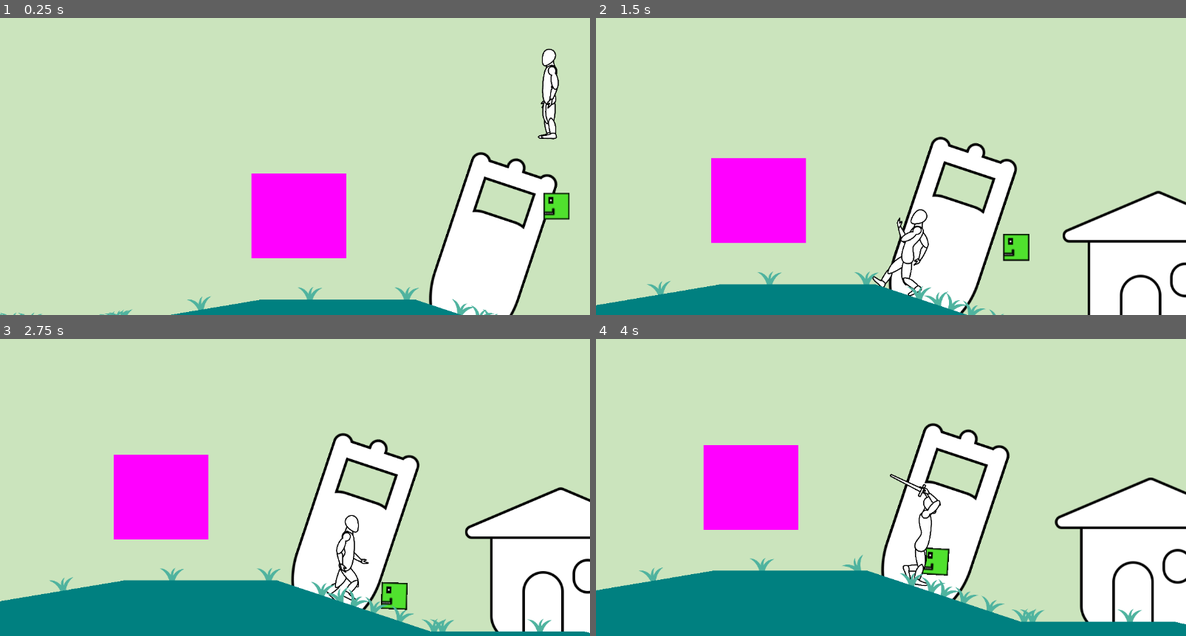
Above: before the commit, frames 1-4 (two rows, left to right).
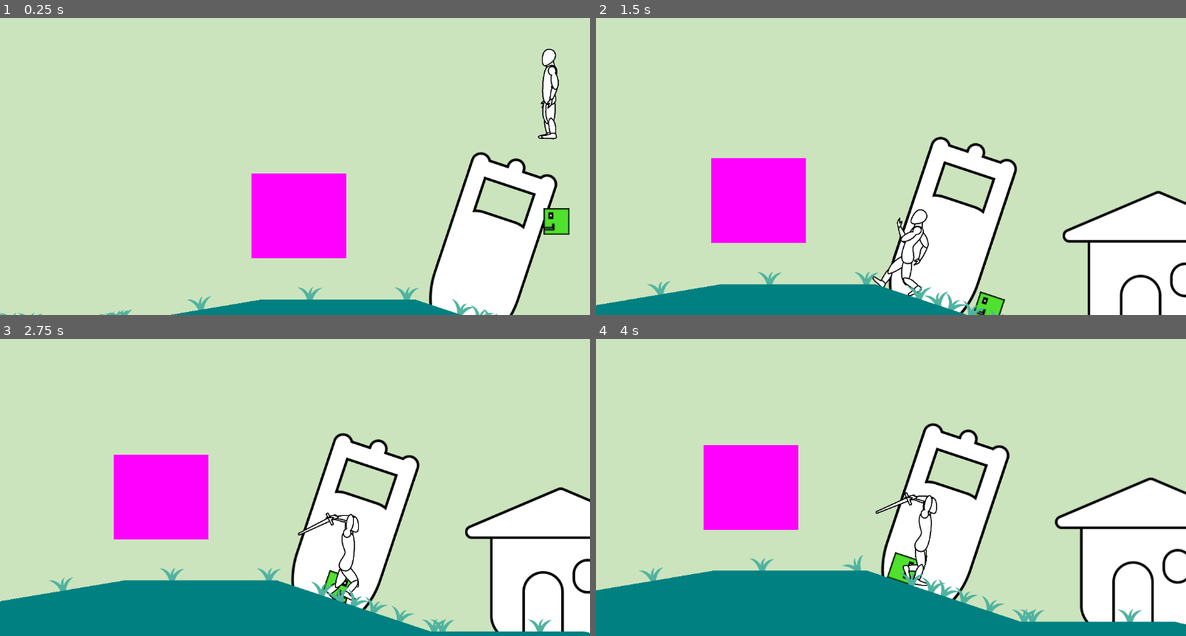
Above: after the commit, the same moments.

Repository: kir-55/TheArmheide
Game: Godot game, scene res://Scenes/Game.tscn
Same seed, same stepped clock (60 frames per second), same inputs: the game is played once before the commit and once after it. The engine's default icon, where the game draws it, is replaced by a stand-in: a white triangle on a blue panel in a dark square.
Inputs (mouse positions are in pixels of both pictures, inside the frame that each line leads up to):
- Up to frame 1 (0.25 s): no input
- Up to frame 2 (1.5 s): move the mouse to (1020, 133) at 0.52 s; press the mouse at (1020, 133) at 0.53 s; move the mouse to (773, 166) at 1.27 s; release the mouse at (773, 166) at 1.28 s; click (773, 166) at 1.35 s
- Up to frame 3 (2.75 s): move the mouse to (354, 398) at 2.02 s; press the mouse at (354, 398) at 2.03 s
- Up to frame 4 (4 s): move the mouse to (861, 537) at 2.77 s; release the mouse at (861, 537) at 2.78 s; click (861, 537) at 2.85 s; move the mouse to (1068, 520) at 3.52 s; press the mouse at (1068, 520) at 3.53 s

The runs differ from the first frame. In frame 1, 0.5% of the frame differs, in the area x 92-97%, y 58-73%; in frame 2, 0.7%; in frame 3, 0.9%; in frame 4, 1.0%, in the area x 47-60%, y 45-83%.

Commit message:
Enemy doesn't jump when moving anymore

Diff:
--- a/Scenes/Player.tscn
+++ b/Scenes/Player.tscn
@@ -1255,118 +1255,118 @@
 
 [node name="FootBack" type="Sprite2D" parent="Flippable/Parts"]
 z_index = -1
-position = Vector2(466.005, 985.328)
-rotation = -0.157772
-scale = Vector2(0.999977, 0.999977)
+position = Vector2(526.135, 972.99)
+rotation = -0.418368
+scale = Vector2(0.999976, 0.999976)
 texture = ExtResource("2_wi2do")
 offset = Vector2(-31.9269, 3)
 
 [node name="CalfBack" type="Sprite2D" parent="Flippable/Parts"]
 z_index = -2
-position = Vector2(419.865, 885.45)
-rotation = -0.495407
+position = Vector2(449.641, 893.914)
+rotation = -0.831457
 scale = Vector2(0.999979, 0.999979)
 texture = ExtResource("3_polev")
 offset = Vector2(-1.93497, 48)
 
 [node name="LegBack" type="Sprite2D" parent="Flippable/Parts"]
 z_index = -2
-position = Vector2(390.857, 722.114)
-rotation = -0.10314
+position = Vector2(391.995, 738.359)
+rotation = -0.28226
 scale = Vector2(0.999984, 0.999984)
 texture = ExtResource("4_h2pnv")
 offset = Vector2(0, 72)
 
 [node name="FootFront" type="Sprite2D" parent="Flippable/Parts"]
 z_index = 1
-position = Vector2(415.476, 910.225)
-rotation = -0.815081
+position = Vector2(377.418, 914.991)
+rotation = -0.653556
 scale = Vector2(0.999977, 0.999977)
 texture = ExtResource("2_wi2do")
 offset = Vector2(-32.459, 3)
 
 [node name="CalfFront" type="Sprite2D" parent="Flippable/Parts"]
-position = Vector2(316.387, 858.023)
-rotation = -1.13393
+position = Vector2(289.364, 845.781)
+rotation = -0.952666
 scale = Vector2(0.999978, 0.999978)
 texture = ExtResource("3_polev")
 offset = Vector2(0, 50)
 
 [node name="LegFront" type="Sprite2D" parent="Flippable/Parts"]
 z_index = -1
-position = Vector2(408.252, 737.682)
-rotation = 0.692427
+position = Vector2(409.564, 753.732)
+rotation = 0.957681
 scale = Vector2(0.999982, 0.999982)
 texture = ExtResource("4_h2pnv")
 offset = Vector2(-3, 74)
 
 [node name="Head" type="Sprite2D" parent="Flippable/Parts"]
 z_index = 1
-position = Vector2(405.637, 404.707)
-rotation = -0.151793
+position = Vector2(403.237, 420.807)
+rotation = -0.162939
 scale = Vector2(0.999987, 0.999987)
 texture = ExtResource("5_tdh2i")
 offset = Vector2(-15, -24)
 
 [node name="Neck" type="Sprite2D" parent="Flippable/Parts"]
 z_index = -1
-position = Vector2(404.952, 461.103)
-rotation = 3.13325
+position = Vector2(403.181, 477.207)
+rotation = 3.12211
 scale = Vector2(0.999987, 0.999987)
 texture = ExtResource("6_di4k6")
 offset = Vector2(1.67726, 34.3009)
 
 [node name="HandBack" type="Sprite2D" parent="Flippable/Parts"]
 z_index = -3
-position = Vector2(380.533, 716.588)
-rotation = 0.628591
+position = Vector2(303.179, 691.234)
+rotation = 1.15644
 scale = Vector2(0.999985, 0.999985)
 texture = ExtResource("7_j7ejh")
 offset = Vector2(-10, 26)
 
 [node name="LowarmBack" type="Sprite2D" parent="Flippable/Parts"]
 z_index = -1
-position = Vector2(438.293, 614.566)
-rotation = 0.507093
+position = Vector2(404.464, 632.19)
+rotation = 1.03494
 scale = Vector2(0.999985, 0.999985)
 texture = ExtResource("8_0jtyr")
 offset = Vector2(-6, 56)
 
 [node name="ShoulderBack" type="Sprite2D" parent="Flippable/Parts"]
 z_index = -1
-position = Vector2(415.488, 484.319)
-rotation = -0.095517
+position = Vector2(413.975, 500.304)
+rotation = 0.149803
 scale = Vector2(0.999987, 0.999987)
 texture = ExtResource("9_a4fc2")
 offset = Vector2(2, 57)
 
 [node name="HandFront" type="Sprite2D" parent="Flippable/Parts"]
 z_index = 2
-position = Vector2(417.107, 732.053)
-rotation = 0.383978
+position = Vector2(428.387, 739.866)
+rotation = 0.472394
 scale = Vector2(0.999985, 0.999985)
 texture = ExtResource("7_j7ejh")
 offset = Vector2(-10, 26)
 
 [node name="LowarmFront" type="Sprite2D" parent="Flippable/Parts"]
 z_index = 1
-position = Vector2(439.697, 620.602)
-rotation = 0.198772
-scale = Vector2(0.999985, 0.999985)
+position = Vector2(460.729, 630.845)
+rotation = 0.287188
+scale = Vector2(0.999984, 0.999984)
 texture = ExtResource("8_0jtyr")
 offset = Vector2(-6.87169, 50.9186)
 
 [node name="ShoulderFront" type="Sprite2D" parent="Flippable/Parts"]
 z_index = 2
-position = Vector2(416.29, 495.423)
-rotation = -0.0613958
+position = Vector2(417.457, 511.074)
+rotation = -0.223244
 scale = Vector2(0.999986, 0.999986)
 texture = ExtResource("9_a4fc2")
 offset = Vector2(3, 55)
 
 [node name="Body" type="Sprite2D" parent="Flippable/Parts"]
-position = Vector2(401.712, 722.087)
-rotation = -0.012222
+position = Vector2(402.85, 738.211)
+rotation = -0.0233677
 scale = Vector2(0.999987, 0.999987)
 texture = ExtResource("10_od11n")
 offset = Vector2(-2.76303, -115.71)
@@ -1377,7 +1377,7 @@
 [node name="Base" type="Bone2D" parent="Flippable/Skeleton2D"]
 position = Vector2(-4, 360)
 rotation = -1.6321
-scale = Vector2(0.999987, 0.999987)
+scale = Vector2(0.999986, 0.999986)
 rest = Transform2D(-0.0980598, -0.99518, 0.99518, -0.0980598, -1, 365)
 
 [node name="LegRight" type="Bone2D" parent="Flippable/Skeleton2D/Base"]
@@ -1571,8 +1571,8 @@
 [node name="TheArmheideSword" type="Sprite2D" parent="."]
 visible = false
 z_index = -3
-position = Vector2(-3.61957, 101.748)
-rotation = -2.62437
+position = Vector2(-20.3199, 95.4453)
+rotation = -2.09652
 scale = Vector2(0.249996, 0.249996)
 texture = ExtResource("11_a4inu")
 offset = Vector2(-0.213623, -130.364)
--- a/Scripts/StateMachine/enemy_states/enemy_follow.gd
+++ b/Scripts/StateMachine/enemy_states/enemy_follow.gd
@@ -2,7 +2,7 @@
 extends State
 
 @export var enemy : CharacterBody2D
-@export var move_speed := 120.0
+@export var move_speed := 200.0
 
 func Enter():
 	print(self.name)
@@ -13,7 +13,7 @@
 		var direction = enemy.current_closest_target.global_position - enemy.global_position
 
 		if direction.length() < 500:
-			enemy.velocity = direction.normalized() * move_speed
+			enemy.velocity.x = direction.normalized().x * move_speed
 		else:
 			enemy.velocity = Vector2()
 
--- a/Scripts/StateMachine/enemy_states/enemy_idle.gd
+++ b/Scripts/StateMachine/enemy_states/enemy_idle.gd
@@ -3,7 +3,7 @@
 
 
 @export var enemy: CharacterBody2D
-@export var move_speed := 120.0
+@export var move_speed := 170.0
 
 
 var move_direction : Vector2
--- a/Scripts/enemy.gd
+++ b/Scripts/enemy.gd
@@ -1,6 +1,6 @@
 extends CharacterBody2D
 
-const GRAVITY = 100
+const GRAVITY = 1000
 
 var current_closest_target
 
